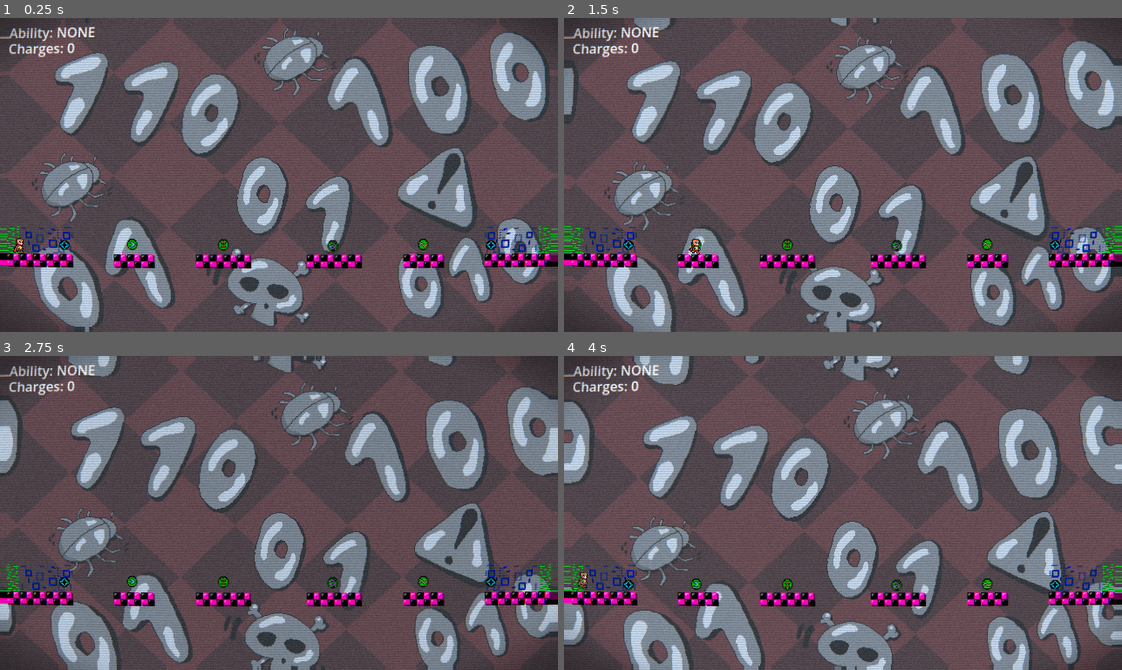
Above: before the commit, frames 1-4 (two rows, left to right).
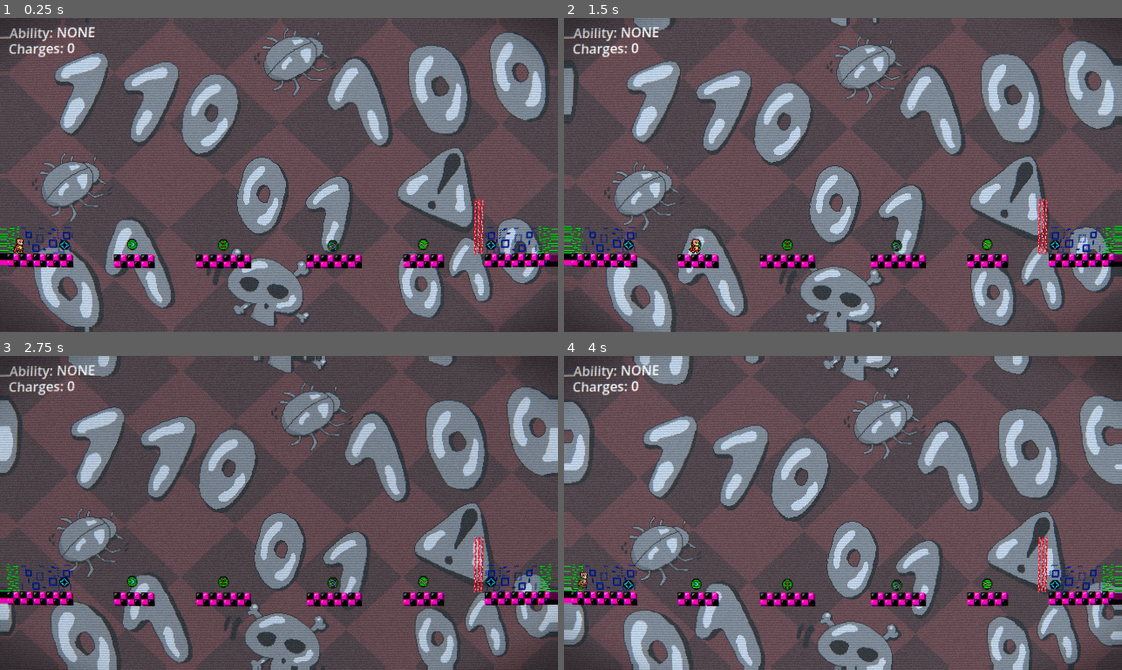
Above: after the commit, the same moments.

Repository: Lucas-Smelley/nothing-stays-fixed
Game: Godot game, scene res://scenes/world.tscn
Two runs of this game, one before a commit and one after it. Both use one fixed random seed, a clock stepped at 60 frames per second and the inputs below.
Inputs:
- Up to frame 1 (0.25 s): no input
- Up to frame 2 (1.5 s): hold D (move_right) from 0.53 s (still down); tap E (interact) at 0.6 s; tap W (jump) at 0.77 s; tap C (set_checkpoint) at 1.35 s
- Up to frame 3 (2.75 s): tap W (jump) at 1.52 s; release D (move_right) at 2.03 s; hold A (move_left) from 2.03 s (still down); tap Shift (use_ability) at 2.1 s
- Up to frame 4 (4 s): release A (move_left) at 2.78 s; hold D (move_right) from 2.78 s (still down); tap E (interact) at 2.85 s; tap W (jump) at 3.02, 3.77 s; tap C (set_checkpoint) at 3.6 s

The runs differ from the first frame. In frame 1, 0.2% of the frame differs, in the area x 84-87%, y 57-76%; in frame 2, 0.2%; in frame 3, 0.2%; in frame 4, 0.2%.

Commit message:
laser walls for phasing

Diff:
--- a/project.godot
+++ b/project.godot
@@ -72,7 +72,7 @@
 
 2d_physics/layer_1="Solid"
 2d_physics/layer_2="Player"
-2d_physics/layer_3="PhaseWalls"
+2d_physics/layer_3="laser"
 2d_physics/layer_4="pickups"
 2d_physics/layer_5="interactables"
 2d_physics/layer_6="Hazard"
--- a/scenes/base_room.tscn
+++ b/scenes/base_room.tscn
@@ -54,8 +54,6 @@
 0:4/0 = 0
 0:4/0/physics_layer_1/polygon_0/points = PackedVector2Array(-0.35971832, -8, 8, -8, 8, 8, -0.5395756, 8)
 7:2/0 = 0
-4:0/size_in_atlas = Vector2i(1, 2)
-4:0/0 = 0
 0:6/size_in_atlas = Vector2i(4, 2)
 0:6/animation_columns = 2
 0:6/animation_speed = 5.0
@@ -77,6 +75,13 @@
 0:8/animation_frame_7/duration = 1.0
 0:8/0 = 0
 0:8/0/texture_origin = Vector2i(0, -8)
+2:0/animation_columns = 3
+2:0/animation_speed = 15.0
+2:0/animation_frame_0/duration = 1.0
+2:0/animation_frame_1/duration = 1.0
+2:0/animation_frame_2/duration = 1.0
+2:0/0 = 0
+2:0/0/custom_data_1 = true
 
 [sub_resource type="TileSet" id="TileSet_ucwnb"]
 physics_layer_0/collision_layer = 1
@@ -87,6 +92,8 @@
 physics_layer_2/collision_mask = 0
 custom_data_layer_0/name = "climbable"
 custom_data_layer_0/type = 1
+custom_data_layer_1/name = "laser"
+custom_data_layer_1/type = 1
 sources/0 = SubResource("TileSetAtlasSource_q3yio")
 
 [sub_resource type="RectangleShape2D" id="RectangleShape2D_mhjnj"]
--- a/scenes/player.tscn
+++ b/scenes/player.tscn
@@ -302,7 +302,7 @@
 
 [node name="Hurtbox" type="Area2D" parent="." unique_id=1299193990]
 collision_layer = 0
-collision_mask = 32
+collision_mask = 36
 
 [node name="CollisionShape2D" type="CollisionShape2D" parent="Hurtbox" unique_id=247896263]
 position = Vector2(0, 1)
--- a/scenes/rooms/setup_room.tscn
+++ b/scenes/rooms/setup_room.tscn
@@ -10,7 +10,7 @@
 [node name="BaseRoom" unique_id=920769205 instance=ExtResource("1_1q7f0")]
 
 [node name="TileMap_Room" parent="." index="2" unique_id=452897678]
-tile_map_data = PackedByteArray("AAAEABEAAAAAAAAAAAAjABEAAAA …(1824 unchanged characters)… AAAAAAAAXABEAAAAAAAAAAAAWABEAAAAAAAAAAAA=")
+tile_map_data = PackedByteArray("AAAEABEAAAAAAAAAAAAjABEAAAA …(1824 unchanged characters)… AAAAAAAAXABEAAAAAAAAAAAAWABEAAAAAAAAAAAAiAA0AAAACAAAAAAAiAA4AAAACAAAAAAAiAA8AAAACAAAAAAAiABAAAAACAAAAAAA=")
 
 [node name="ChargePickup" parent="." index="7" unique_id=19352073 instance=ExtResource("2_5phkd")]
 position = Vector2(70, 261)
--- a/scripts/player/player.gd
+++ b/scripts/player/player.gd
@@ -28,7 +28,10 @@
 @export var dash_time := 0.22
 
 @export var phase_time := 5.0
-@export var phase_wall_layer := 3
+@export var laser_layer := 3
+var _is_phasing := false
+var _phase_timer := 0.0
+var _saved_mask := 0
 
 var checkpoint_room_path: String = ""
 var checkpoint_position: Vector2 = Vector2.ZERO
@@ -36,10 +39,6 @@
 
 var _grav_sign: int = 1 # 1 = normal, -1 inverted
 
-
-var _is_phasing := false
-var _phase_timer := 0.0
-var _saved_mask := 0
 
 var _coyote_timer := 0.0
 var _jump_buffer := 0.0
@@ -206,6 +205,12 @@
 	if _is_dead or _is_respawning:
 		return
 
+	if not _is_phasing and player_touching_laser():
+		_is_respawning = true
+		await _death_and_respawn()
+		_is_respawning = false
+		return
+
 	if _is_dashing:
 		_play_anim("dash")
 	elif on_climb_wall and falling and input_dir != 0 and signf(input_dir) == -signf(get_wall_normal().x):
@@ -224,7 +229,7 @@
 	has_checkpoint = true
 
 
-func _on_hurtbox_body_entered(body: Node2D) -> void:
+func _on_hurtbox_body_entered(body: Node) -> void:
 	if _is_respawning:
 		return
 
@@ -373,8 +378,10 @@
 	_is_phasing = true
 	_phase_timer = phase_time
 
+	print("Before:", collision_mask)
 	_saved_mask = collision_mask
-	collision_mask &= ~(1 << (phase_wall_layer - 1)) # remove that bit
+	collision_mask &= ~(1 << (laser_layer - 1))
+	print("After:", collision_mask)
 
 func _end_phase() -> void:
 	set_phase_enabled(false)
@@ -382,22 +389,31 @@
 	_is_phasing = false
 	collision_mask = _saved_mask
 
-
-func _toggle_gravity() -> void:
-	_grav_sign *= -1
-
-	lock_anim("rotate")
-
-	# flip visuals (don’t flip the CharacterBody2D root)
-	sprite.flip_v = (_grav_sign < 0)
-	# or if you're using a mesh:
-	# mesh.scale.y = abs(mesh.scale.y) * (_grav_sign)
+func player_touching_laser() -> bool:
+	var tilemap: TileMapLayer = RoomContext.current_tilemap
+	if tilemap == null:
+		return false
+
+	var p := tilemap.local_to_map(tilemap.to_local(global_position))
+	var td := tilemap.get_cell_tile_data(p)
+
+	return td != null and td.get_custom_data("laser") == true
 
 func set_phase_enabled(enabled: bool):
 	var mat := sprite.material as ShaderMaterial
 	if mat:
 		mat.set_shader_parameter("phase_active", enabled)
 
+
+func _toggle_gravity() -> void:
+	_grav_sign *= -1
+
+	lock_anim("rotate")
+
+	sprite.flip_v = (_grav_sign < 0)
+
+
+
 func set_checkpoint():
 	checkpoint_room_path = RoomContext.current_room_path
 	checkpoint_position = global_position
@@ -408,6 +424,11 @@
 	if not has_checkpoint:
 		return
 	_is_dead = true
+
+	if _grav_sign == -1:
+		_toggle_gravity()
+	if _is_phasing:
+		_end_phase()
 
 	# stop movement
 	velocity = Vector2.ZERO
Binary file changed: assets/art/tilesets/MainTileset.png
